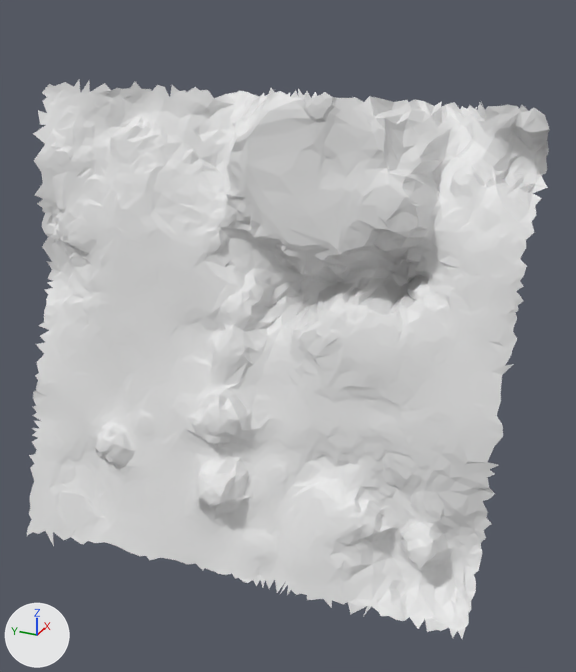
An edit to the glTF model moon small_tiles/tile_255.glb, drawn before and after from the same camera.
One viewpoint serves both versions: a 50 mm lens placed at (21.28, -0.86, -3.98), pointed at (28.37, 2.33, -7.53). The axes (+X, +Y, +Z) are drawn at lower left. The lights are the same throughout. The picture after the commit comes second. Vertices at exactly the same position are counted once.

Before the edit, the objects in view are built like this:
```python
me_t255 = bpy.data.meshes.new('t255')
me_t255.from_pydata(...)  # 4566 vertices, 8808 faces; spans x 26.92..29.74, y -0.06..5.37, z -10.07..-4.98
ob_t255 = bpy.data.objects.new('t255', me_t255)
ob_t255.location = (0.0, 0.0, 0.0)
```
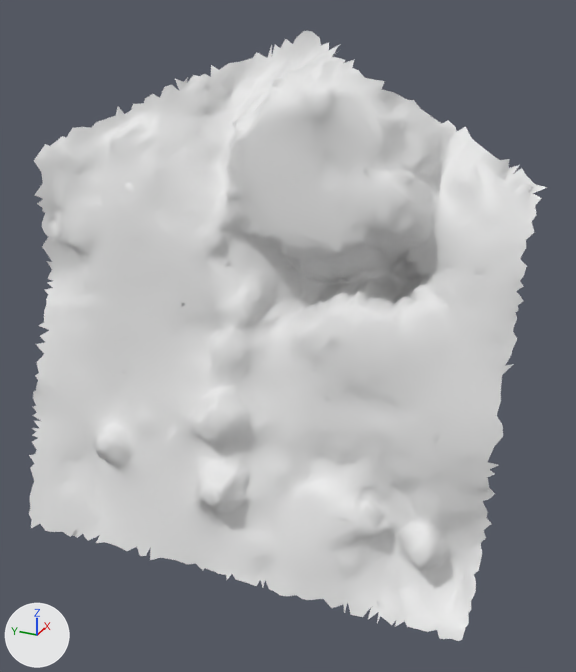
Where the change shows, as pixel boxes [x1, y1, x2, y2] in the pictures (576 x 672 px; the box of a moved part takes in the faces that stretch with it):
't255', reshaped (9% taller)
    before: [27, 80, 550, 639]
    after: [29, 31, 548, 641]
part 1 of me_t255, moved or reshaped
    before: [33, 80, 550, 187]
    after: [175, 31, 407, 102]
part 2 of me_t255, added
    after: [226, 574, 462, 641]
part 3 of me_t255, deleted
    before: [27, 520, 88, 546]

The edits, one by one:
me_t255 is used by ob_t255; location (0.0, 0.0, 0.0).
me_t255 had 4566 vertices, 8808 faces and spanned x 26.92..29.74, y -0.06..5.37, z -10.07..-4.98.
me_t255 now has 4556 vertices, 8814 faces and spans x 26.96..29.65, y -0.06..5.33, z -10.06..-4.56.
me_t255 part 1: 182 vertices removed from x 28.28..29.74, y -0.02..5.37, z -5.72..-5.04; 169 vertices added at x 28.33..29.65, y 1.44..3.87, z -5.14..-4.56.
me_t255 part 2: 11 vertices added at x 27.2..27.42, y 0.05..2.54, z -10.06..-9.98.
me_t255 part 3: 8 vertices removed from x 26.92..27.06, y 4.33..5.05, z -10.07..-9.92.
